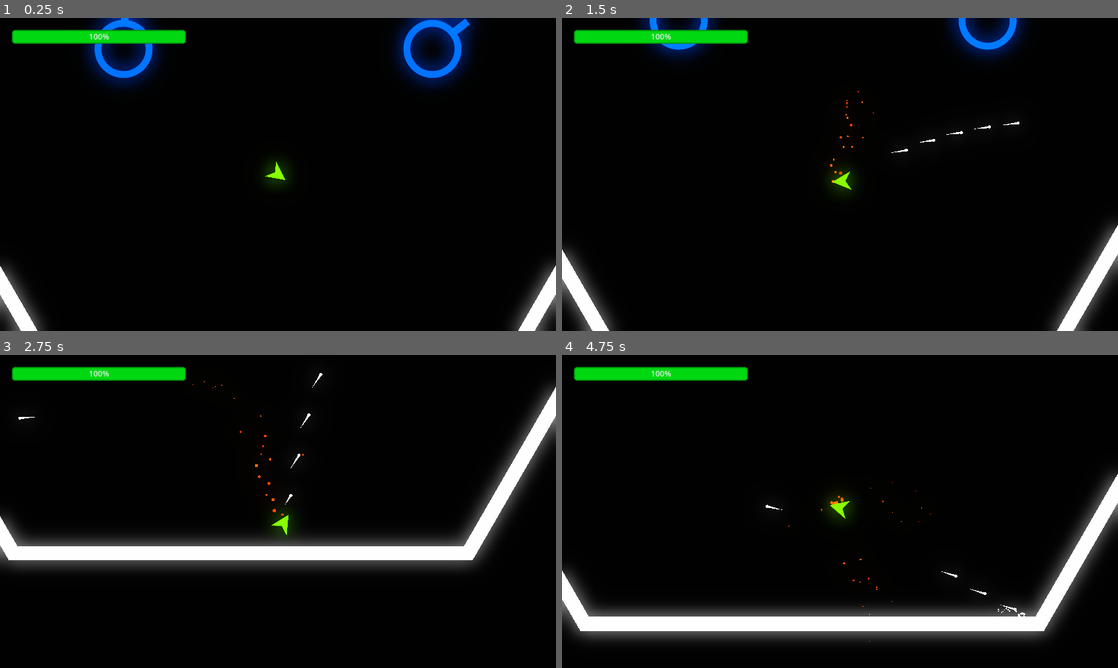
Above: before the commit, frames 1-4 (two rows, left to right).
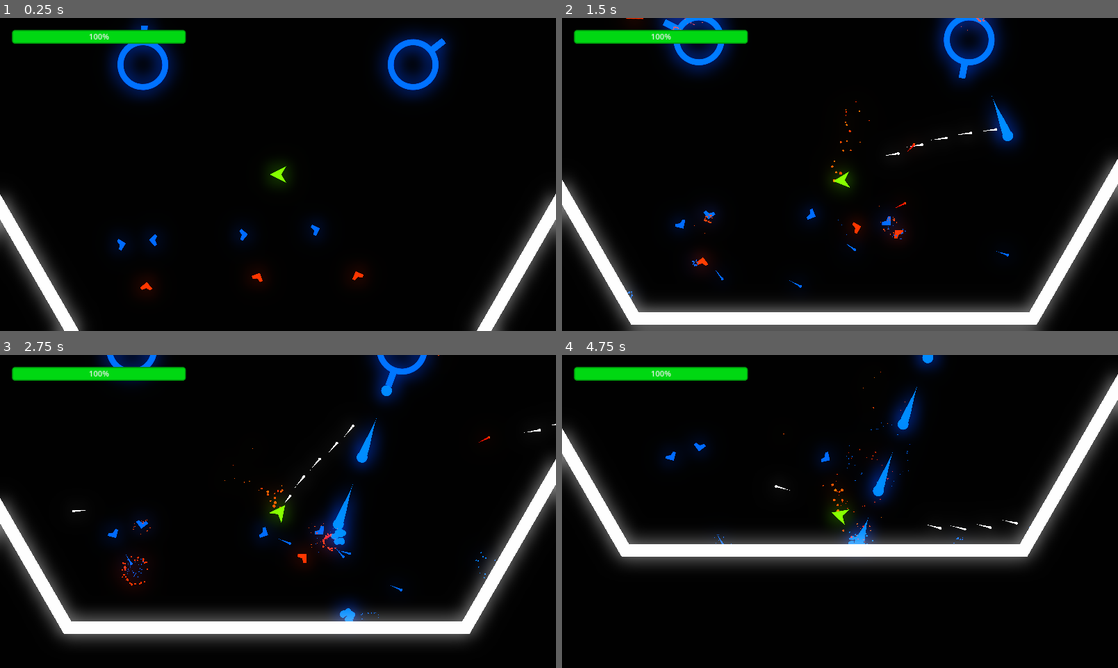
Above: after the commit, the same moments.

Repository: adsorptionenthalpy/chainforce_alpha
Game: Godot game, scene res://Scenes/MainScene/main_scene.tscn
Same seed, same stepped clock (60 frames per second), same inputs: the game is played once before the commit and once after it.
Inputs (mouse positions are in pixels of both pictures, inside the frame that each line leads up to):
- Up to frame 1 (0.25 s): no input
- Up to frame 2 (1.5 s): move the mouse to (962, 158) at 0.52 s; press the mouse at (962, 158) at 0.53 s; hold D (move_right) 0.53-1.28 s; move the mouse to (728, 190) at 1.27 s; release the mouse at (728, 190) at 1.28 s; hold A (move_left) from 1.28 s (still down); tap S (decelerate) at 1.35 s
- Up to frame 3 (2.75 s): click (166, 527) at 1.55 s; move the mouse to (333, 442) at 2.02 s; release A (move_left) at 2.03 s; press the mouse at (333, 442) at 2.03 s; hold D (move_right) from 2.03 s (still down)
- Up to frame 4 (4.75 s): move the mouse to (812, 574) at 2.77 s; release D (move_right) at 2.78 s; release the mouse at (812, 574) at 2.78 s; hold W (accelerate) 2.78-3.53 s; click (812, 574) at 2.85 s; move the mouse to (1006, 558) at 3.52 s; press the mouse at (1006, 558) at 3.53 s; hold A (move_left) from 3.53 s (still down); tap S (decelerate) at 3.6 s; move the mouse to (673, 464) at 4.27 s; release the mouse at (673, 464) at 4.28 s; click (673, 464) at 4.35 s

The runs differ from the first frame. In frame 1, 13% of the frame differs, in the area x 0-100%, y 0-100%; in frame 2, 20%; in frame 3, 28%; in frame 4, 28%, in the area x 0-100%, y 0-92%.

Commit message:
Add minions, friendly & enemy variants

Diff:
--- a/game/chainforce_alpha/Scenes/Enemy/enemy_ship.gd
+++ b/game/chainforce_alpha/Scenes/Enemy/enemy_ship.gd
@@ -4,6 +4,8 @@
 @export var hp: int = 10 :
 	set(val):
 		hp = val
+		if !is_inside_tree():
+			return
 		var tween: Tween = create_tween()
 		tween.set_ease(Tween.EASE_OUT).set_trans(Tween.TRANS_CUBIC)
 		tween.tween_property(self, "modulate", Color.WHITE, 0.5).from(Color(1.3, 1.3, 1.3))
@@ -12,6 +14,8 @@
 
 @export var speed: float = 450
 @export var rotation_speed: float = 5
+@export var stop_distance: float = 500
+@export var shoot_distance: float = 800
 
 @onready var nav_agent: NavigationAgent2D = $NavigationAgent2D
 @onready var projectile_shooter: EnemyProjectileShooter = $ProjectileShooter
@@ -37,14 +41,14 @@
 
 	nav_agent.target_position = enemy_target.global_position
 
-	if nav_agent.distance_to_target() > 500:
+	if nav_agent.distance_to_target() > stop_distance:
 		var direction: Vector2 = nav_agent.get_next_path_position() - global_position
 		direction = direction.normalized()
 		velocity = velocity.lerp(direction * speed, delta * 5)
 	else:
-		velocity = velocity.move_toward(Vector2.ZERO, delta * 500)
+		velocity = velocity.move_toward(Vector2.ZERO, delta * stop_distance)
 
-	if nav_agent.distance_to_target() < 800:
+	if nav_agent.distance_to_target() < shoot_distance:
 		projectile_shooter.can_shoot = true
 	else:
 		projectile_shooter.can_shoot = false
@@ -79,5 +83,5 @@
 		projectile_shooter.can_shoot = false
 
 func _on_detection_area_body_entered(body: Node2D) -> void:
-	if enemy_target == null and body.is_in_group("friendly"):
+	if enemy_target == null and (body.is_in_group("friendly") or body.is_in_group("enemy")):
 		enemy_target = body
--- a/game/chainforce_alpha/Scenes/Enemy/enemy_ship.tscn
+++ b/game/chainforce_alpha/Scenes/Enemy/enemy_ship.tscn
@@ -32,7 +32,9 @@
 [node name="EnemyShip" type="CharacterBody2D" groups=["enemy"]]
 collision_layer = 4
 collision_mask = 3
+motion_mode = 1
 script = ExtResource("1_mmrny")
+hp = 15
 
 [node name="Sprite2D" type="Sprite2D" parent="."]
 modulate = Color(1.5, 0.2, 0, 1)
--- a/game/chainforce_alpha/Scenes/MainScene/main_scene.tscn
+++ b/game/chainforce_alpha/Scenes/MainScene/main_scene.tscn
@@ -1,10 +1,12 @@
-[gd_scene load_steps=11 format=3 uid="uid://rygldequiy7x"]
+[gd_scene load_steps=13 format=3 uid="uid://rygldequiy7x"]
 
 [ext_resource type="PackedScene" uid="uid://bk1dcyxlealda" path="res://Scenes/Player/player.tscn" id="1_sjerm"]
 [ext_resource type="PackedScene" uid="uid://b5md3lc67yau2" path="res://Scenes/GUI/gui.tscn" id="3_55fjw"]
 [ext_resource type="PackedScene" uid="uid://djjoakwp0eej" path="res://Scenes/Enemy/enemy_ship.tscn" id="3_l1yaf"]
 [ext_resource type="PackedScene" uid="uid://ctn2quncvypv5" path="res://Scenes/Tower/enemy_tower.tscn" id="4_fx6js"]
 [ext_resource type="PackedScene" uid="uid://b04so78u7jfp6" path="res://Scenes/Tower/friendly_tower.tscn" id="5_4dpdk"]
+[ext_resource type="PackedScene" uid="uid://xxwgiaw3w4hf" path="res://Scenes/Minion/enemy_minion.tscn" id="6_t66da"]
+[ext_resource type="PackedScene" uid="uid://dgbwditesecia" path="res://Scenes/Minion/friendly_minion.tscn" id="7_pplfq"]
 
 [sub_resource type="Environment" id="Environment_fpy8y"]
 background_mode = 3
@@ -36,7 +38,7 @@
 [node name="Player" parent="." instance=ExtResource("1_sjerm")]
 
 [node name="Camera2D" type="Camera2D" parent="Player"]
-zoom = Vector2(0.4, 0.4)
+zoom = Vector2(0.35, 0.35)
 process_callback = 0
 position_smoothing_enabled = true
 position_smoothing_speed = 8.0
@@ -775,3 +777,31 @@
 
 [node name="EnemyShip2" parent="." instance=ExtResource("3_l1yaf")]
 position = Vector2(-1233, -1297)
+
+[node name="Minion" parent="." instance=ExtResource("6_t66da")]
+position = Vector2(490, 618)
+hp = 5
+
+[node name="Minion2" parent="." instance=ExtResource("6_t66da")]
+position = Vector2(-141, 625)
+hp = 5
+
+[node name="Minion3" parent="." instance=ExtResource("6_t66da")]
+position = Vector2(-779, 660)
+hp = 5
+
+[node name="Minion4" parent="." instance=ExtResource("7_pplfq")]
+position = Vector2(204, 303)
+hp = 8
+
+[node name="Minion5" parent="." instance=ExtResource("7_pplfq")]
+position = Vector2(-740, 388)
+hp = 8
+
+[node name="Minion6" parent="." instance=ExtResource("7_pplfq")]
+position = Vector2(-939, 388)
+hp = 8
+
+[node name="Minion7" parent="." instance=ExtResource("7_pplfq")]
+position = Vector2(-202, 356)
+hp = 8
--- /dev/null
+++ b/game/chainforce_alpha/Scenes/Minion/enemy_minion.tscn
@@ -0,0 +1,5 @@
+[gd_scene load_steps=2 format=3 uid="uid://xxwgiaw3w4hf"]
+
+[ext_resource type="PackedScene" uid="uid://cvi7dft6wrew" path="res://Scenes/Minion/minion.tscn" id="1_1cvbi"]
+
+[node name="Minion" groups=["enemy"] instance=ExtResource("1_1cvbi")]
--- /dev/null
+++ b/game/chainforce_alpha/Scenes/Minion/friendly_minion.tscn
@@ -0,0 +1,17 @@
+[gd_scene load_steps=2 format=3 uid="uid://dgbwditesecia"]
+
+[ext_resource type="PackedScene" uid="uid://cvi7dft6wrew" path="res://Scenes/Minion/minion.tscn" id="1_1urxp"]
+
+[node name="Minion" groups=["friendly"] instance=ExtResource("1_1urxp")]
+collision_layer = 2
+collision_mask = 5
+
+[node name="Sprite2D" parent="." index="0"]
+modulate = Color(0, 0.4, 1.6, 1)
+
+[node name="ExplosionParticles" parent="." index="2"]
+self_modulate = Color(0, 0.4, 1.6, 1)
+
+[node name="DetectionArea" parent="." index="3"]
+collision_layer = 2
+collision_mask = 4
--- /dev/null
+++ b/game/chainforce_alpha/Scenes/Minion/minion.tscn
@@ -0,0 +1,89 @@
+[gd_scene load_steps=12 format=3 uid="uid://cvi7dft6wrew"]
+
+[ext_resource type="Script" path="res://Scenes/Enemy/enemy_ship.gd" id="1_pvjtv"]
+[ext_resource type="Texture2D" uid="uid://iwfl2rgeo7u7" path="res://Scenes/Minion/ship_D.png" id="2_kfg0x"]
+[ext_resource type="Texture2D" uid="uid://c3ucu6nuqrjco" path="res://Particles/circle.png" id="3_f7hl5"]
+[ext_resource type="Script" path="res://Scenes/Enemy/enemy_projectile_shooter.gd" id="4_ddss5"]
+[ext_resource type="PackedScene" uid="uid://75nxhnxaanx8" path="res://Scenes/Minion/minion_projectile.tscn" id="5_jvcln"]
+[ext_resource type="AudioStream" uid="uid://dgqygq2psqrf4" path="res://SFX/LaserPew.wav" id="6_ab710"]
+[ext_resource type="AudioStream" uid="uid://r601hvuhtm56" path="res://SFX/explosion.mp3" id="7_ub7ea"]
+
+[sub_resource type="Curve" id="Curve_beteo"]
+_data = [Vector2(0, 1), 0.0, 0.0, 0, 0, Vector2(1, 0), 0.0, 0.0, 0, 0]
+point_count = 2
+
+[sub_resource type="CurveTexture" id="CurveTexture_25v7c"]
+curve = SubResource("Curve_beteo")
+
+[sub_resource type="ParticleProcessMaterial" id="ParticleProcessMaterial_1s422"]
+particle_flag_disable_z = true
+direction = Vector3(1, 1, 0)
+spread = 180.0
+initial_velocity_min = 140.0
+initial_velocity_max = 200.0
+gravity = Vector3(0, 0, 0)
+scale_min = 0.15
+scale_max = 0.2
+scale_curve = SubResource("CurveTexture_25v7c")
+
+[sub_resource type="CircleShape2D" id="CircleShape2D_b4kp6"]
+radius = 500.0
+
+[node name="Minion" type="CharacterBody2D" groups=["minion"]]
+collision_layer = 4
+collision_mask = 3
+motion_mode = 1
+script = ExtResource("1_pvjtv")
+speed = 300.0
+rotation_speed = 3.0
+stop_distance = 300.0
+shoot_distance = 500.0
+
+[node name="Sprite2D" type="Sprite2D" parent="."]
+modulate = Color(1.5, 0.2, 0, 1)
+scale = Vector2(0.75, 0.75)
+texture = ExtResource("2_kfg0x")
+
+[node name="CollisionPolygon2D" type="CollisionPolygon2D" parent="."]
+polygon = PackedVector2Array(0, -24, 36, 12, 24, 24, 0, 12, -24, 24, -36, 12)
+
+[node name="ExplosionParticles" type="GPUParticles2D" parent="."]
+self_modulate = Color(2, 0.2, 0, 1)
+emitting = false
+amount = 30
+process_material = SubResource("ParticleProcessMaterial_1s422")
+texture = ExtResource("3_f7hl5")
+lifetime = 2.0
+one_shot = true
+explosiveness = 1.0
+
+[node name="DetectionArea" type="Area2D" parent="."]
+collision_layer = 4
+collision_mask = 2
+
+[node name="CollisionShape2D" type="CollisionShape2D" parent="DetectionArea"]
+shape = SubResource("CircleShape2D_b4kp6")
+
+[node name="ProjectileShooter" type="Node2D" parent="."]
+position = Vector2(0, -14)
+script = ExtResource("4_ddss5")
+projectile_scene = ExtResource("5_jvcln")
+
+[node name="Timer" type="Timer" parent="ProjectileShooter"]
+wait_time = 0.5
+autostart = true
+
+[node name="ShootSFX" type="AudioStreamPlayer2D" parent="ProjectileShooter"]
+position = Vector2(0, 32)
+stream = ExtResource("6_ab710")
+volume_db = -10.0
+max_polyphony = 2
+bus = &"SFX"
+
+[node name="ExplosionSFX" type="AudioStreamPlayer2D" parent="."]
+stream = ExtResource("7_ub7ea")
+
+[node name="NavigationAgent2D" type="NavigationAgent2D" parent="."]
+
+[connection signal="body_entered" from="DetectionArea" to="." method="_on_detection_area_body_entered"]
+[connection signal="timeout" from="ProjectileShooter/Timer" to="ProjectileShooter" method="_on_timer_timeout"]
--- /dev/null
+++ b/game/chainforce_alpha/Scenes/Minion/minion_projectile.tscn
@@ -0,0 +1,8 @@
+[gd_scene load_steps=2 format=3 uid="uid://75nxhnxaanx8"]
+
+[ext_resource type="PackedScene" uid="uid://crpppa3jd761u" path="res://Scenes/ShipProjectile/ship_projectile.tscn" id="1_wfoxq"]
+
+[node name="MinionProjectile" instance=ExtResource("1_wfoxq")]
+modulate = Color(0, 0.4, 1.6, 1)
+speed = 800.0
+damage = 1
--- a/game/chainforce_alpha/Scenes/Tower/friendly_tower.tscn
+++ b/game/chainforce_alpha/Scenes/Tower/friendly_tower.tscn
@@ -9,6 +9,9 @@
 [node name="Sprite2D" parent="." index="0"]
 self_modulate = Color(0, 0.4, 1.6, 1)
 
+[node name="ExplosionParticles" parent="." index="3"]
+self_modulate = Color(0, 0.4, 1.6, 1)
+
 [node name="DetectionArea" parent="." index="4"]
 collision_layer = 2
 collision_mask = 4
